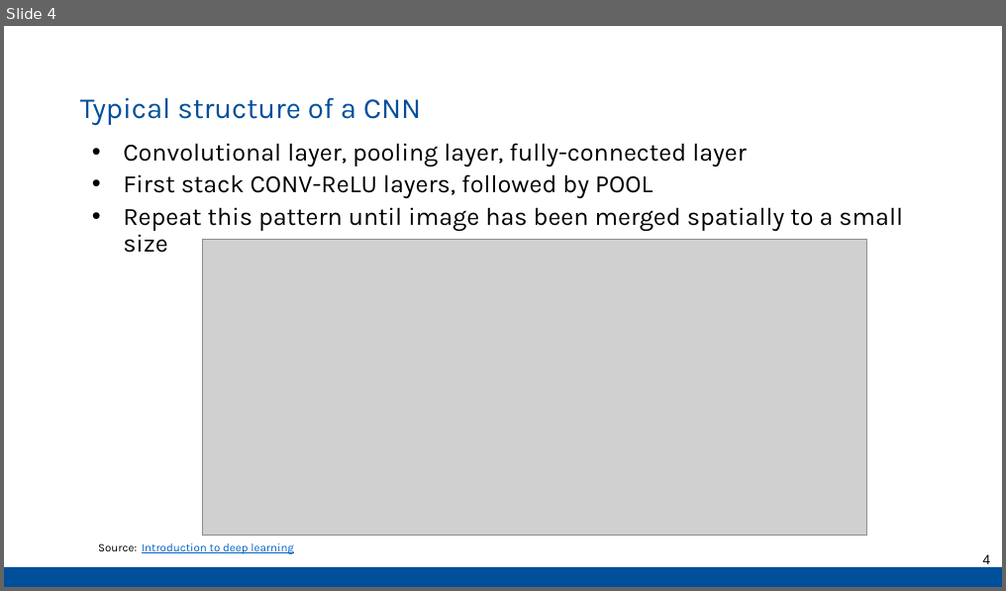
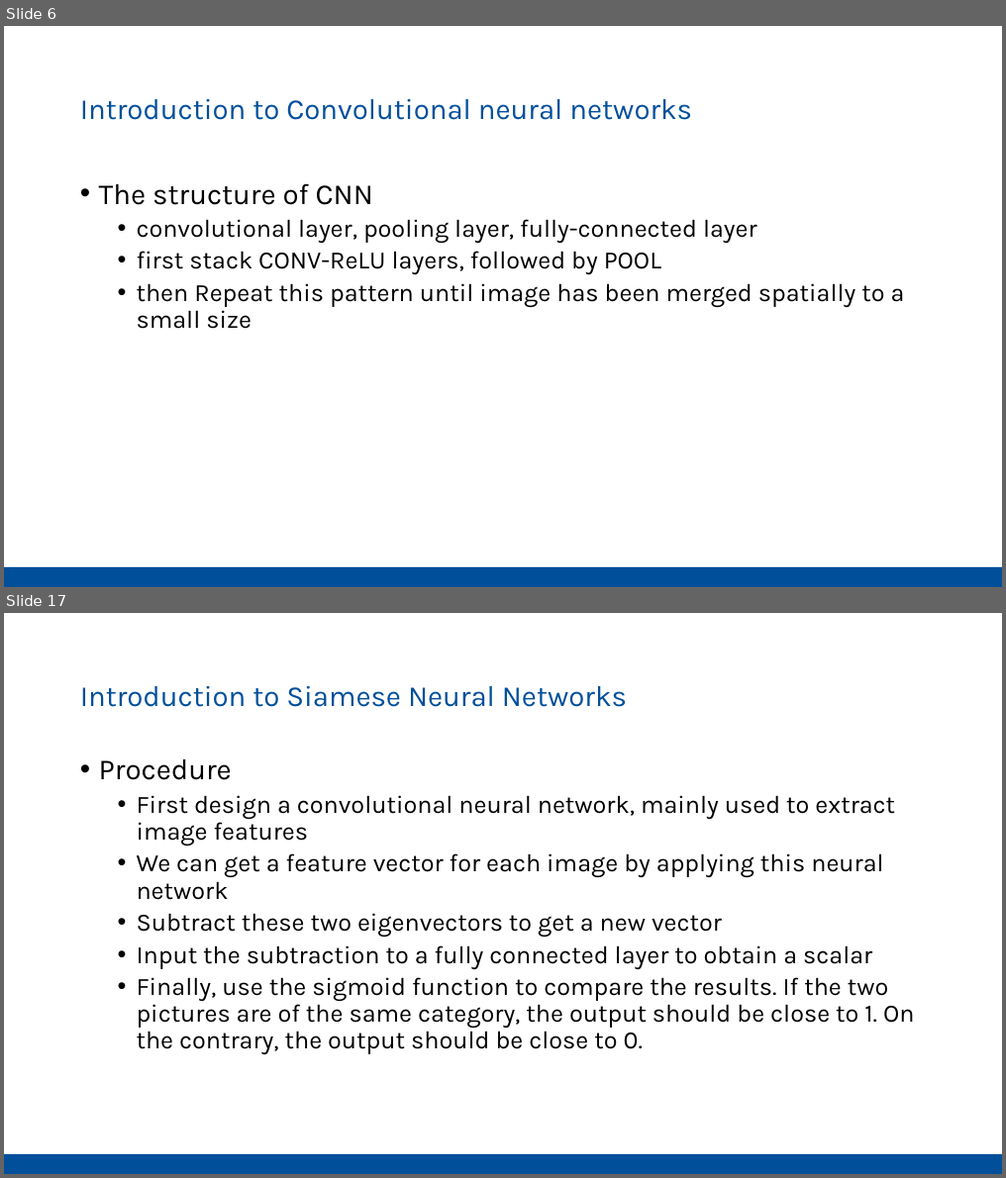
Before and after one commit to Pathi-rao/Image-Similarity-Estimation-using-Siamese-Neural-Networks, a slide deck: presentation.pptx. Shown one above the other, each under a label of ours: slide 4 before the commit, slides 6 and 17 after it; the slides between them are not shown. The pictures are 1006x591 and 1006x1178 pixels, drawn with LibreOffice and Linux fonts; fonts in the diff are those of the drawing; grey boxes stand for pictures. Boxes give left, top, right and bottom in pixels: in the first picture for what was removed or moved away, otherwise in the second. Text is boxed around its words. In the diff, an @@ line names an element or a change of style, - is before the commit and + after.

```diff
--- a/presentation.pptx
+++ b/presentation.pptx
@@ slide 17 added at <box>4,613,1002,1174</box>, background #FFFFFF; not listed: 1 template element that a slide beside it also shows @@
@@ title added at <box>80,686,627,707</box>, 28 pt, text #004F9B @@
+Introduction to Siamese Neural Networks
@@ text added at <box>99,760,914,1055</box>, 24 pt, text #000000 @@
+• Procedure
+  • First design a convolutional neural network, mainly used to extract image features
+  • We can get a feature vector for each image by applying this neural network
+  • Subtract these two eigenvectors to get a new vector
+  • Input the subtraction to a fully connected layer to obtain a scalar
+  • Finally, use the sigmoid function to compare the results. If the two pictures are of the same category, the output should be close to 1. On the contrary, the output should be close to 0.
@@ what was slide 4 is now slide 6 @@
@@ slide 6 changed as well @@
@@ title at <box>80,99,692,120</box>: text changed @@
-Typical structure of a CNN
+Introduction to Convolutional neural networks
@@ text at <box>99,183,905,329</box>: text changed @@
-• Convolutional layer, pooling layer, fully-connected layer
-• First stack CONV-ReLU layers, followed by POOL
-• Repeat this pattern until image has been merged spatially to a small size
+• The structure of CNN
+  • convolutional layer, pooling layer, fully-connected layer
+  • first stack CONV-ReLU layers, followed by POOL
+  • then Repeat this pattern until image has been merged spatially to a small size
@@ picture removed at <box>202,240,867,536</box> @@
@@ text removed at <box>98,544,294,555</box> @@
-Source: Introduction to deep learning
@@ page number removed at <box>983,555,991,565</box> @@
-4
```
Also in this commit, not shown: 1 other slide changed, 14 other slides added, 16 slides removed.
